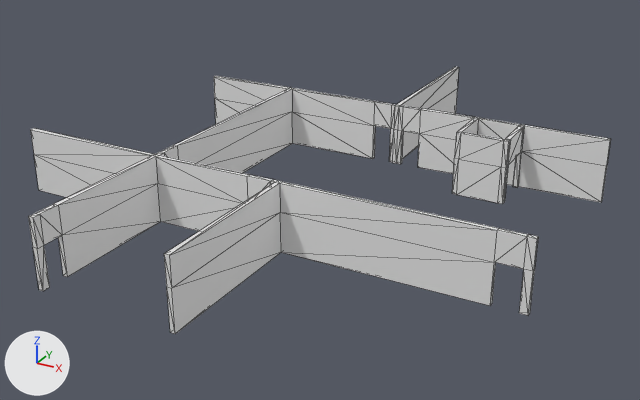
A saved change to the FBX model Meshes/Bank3rdInteriorWall.FBX.
Before and after are seen from a camera (50 mm lens) standing at (19.5, -44.8, 18.7) and looking at (-1.3, -7.0, -0.2). The lights are fixed; the arrows at lower left show +X, +Y and +Z. Mesh edges are drawn as thin lines. Where no turn or scale is listed for an object, it has been applied to the vertices.

Objects in the first picture: 'Bank3rdInteriorWall'.
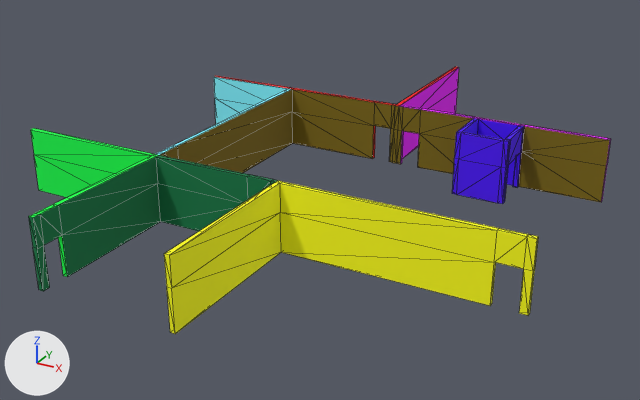
What changed in the scene script:
```text
Add mat_bank3rdinteriorwallset7:
    mat_bank3rdinteriorwallset7 = principled_material('Bank3rdInteriorWallSet7')
    mat_bank3rdinteriorwallset7.base_color = (0.988, 1.0, 0.0)  # yellow #feff00
    mat_bank3rdinteriorwallset7.roughness = 0.859
Add mat_bank3rdinteriorwallset6:
    mat_bank3rdinteriorwallset6 = principled_material('Bank3rdInteriorWallSet6')
    mat_bank3rdinteriorwallset6.base_color = (0.0, 0.192, 0.0588)  # dark green #007945
    mat_bank3rdinteriorwallset6.roughness = 0.859
Add mat_bank3rdinteriorwallset4:
    mat_bank3rdinteriorwallset4 = principled_material('Bank3rdInteriorWallSet4')
    mat_bank3rdinteriorwallset4.base_color = (0.235, 0.902, 1.0)  # cyan #85f4ff
    mat_bank3rdinteriorwallset4.roughness = 0.859
Add mat_bank3rdinteriorwallset5:
    mat_bank3rdinteriorwallset5 = principled_material('Bank3rdInteriorWallSet5')
    mat_bank3rdinteriorwallset5.base_color = (0.0, 1.0, 0.0706)  # green #00ff4b
    mat_bank3rdinteriorwallset5.roughness = 0.859
Add mat_bank3rdinteriorwallset3:
    mat_bank3rdinteriorwallset3 = principled_material('Bank3rdInteriorWallSet3')
    mat_bank3rdinteriorwallset3.base_color = (0.0706, 0.0, 1.0)  # purple #4b00ff
    mat_bank3rdinteriorwallset3.roughness = 0.859
Add mat_bank3rdinteriorwallset2:
    mat_bank3rdinteriorwallset2 = principled_material('Bank3rdInteriorWallSet2')
    mat_bank3rdinteriorwallset2.base_color = (0.824, 0.0, 1.0)  # pink #ea00ff
    mat_bank3rdinteriorwallset2.roughness = 0.859
Add mat_bank3rdinteriorwallset8:
    mat_bank3rdinteriorwallset8 = principled_material('Bank3rdInteriorWallSet8')
    mat_bank3rdinteriorwallset8.base_color = (0.204, 0.137, 0.0)  # yellow #7d6700
    mat_bank3rdinteriorwallset8.roughness = 0.859
Add mat_bank3rdinteriorwallset1:
    mat_bank3rdinteriorwallset1 = principled_material('Bank3rdInteriorWallSet1')
    mat_bank3rdinteriorwallset1.base_color = (1.0, 0.0, 0.0)  # red #ff0000
    mat_bank3rdinteriorwallset1.roughness = 0.859
Change me_mesh:
    where me_mesh.from_pydata(...)  # 222 vertices, 444 faces; spans x -15.0..11.9, y -21.4..9.0, z -0.1..3.4
    me_mesh part 1: 58 of the faces centred in x -10.6..0.2, y -0.4..9.0, z -0.1..3.4 switch from no material to mat_bank3rdinteriorwallset1 (red #ff0000)
    me_mesh part 2: all 62 faces centred in x 0.3..11.9, y -0.4..-0.2, z -0.1..3.4 switch from no material to mat_bank3rdinteriorwallset2 (pink #ea00ff)
    me_mesh part 3: all 4 faces centred in x 0.2, y 2.9..5.9, z 0.6..2.9 switch from no material to mat_bank3rdinteriorwallset2 (pink #ea00ff)
    me_mesh part 4: all 88 faces centred in x 4.7..7.5, y -3.2..-0.5, z -0.1..3.4 switch from no material to mat_bank3rdinteriorwallset3 (purple #4b00ff)
    me_mesh part 5: 38 of the faces centred in x -12.5..-6.8, y -13.2..-0.3, z -0.1..3.4 switch from no material to mat_bank3rdinteriorwallset4 (cyan #85f4ff)
    me_mesh part 6: all 42 faces centred in x -15.0..-6.8, y -21.3..-13.3, z -0.1..3.4 switch from no material to mat_bank3rdinteriorwallset5 (green #00ff4b)
    me_mesh part 7: 44 of the faces centred in x -6.9..0.0, y -21.4..-13.3, z -0.1..3.4 switch from no material to mat_bank3rdinteriorwallset6 (dark green #007945)
    me_mesh part 8: all 46 faces centred in x 0.1..11.9, y -21.4..-13.3, z -0.1..3.4 switch from no material to mat_bank3rdinteriorwallset7 (yellow #feff00)
    me_mesh part 9: all 26 faces centred in x -6.7..7.0, y -13.2..-8.0, z 0.6..2.9 switch from no material to mat_bank3rdinteriorwallset8 (yellow #7d6800)
    me_mesh part 10: all 26 faces centred in x -6.7..3.6, y -4.2..-0.5, z 0.6..2.9 switch from no material to mat_bank3rdinteriorwallset8 (yellow #7d6800)
    me_mesh part 11: all 4 faces centred in x 9.0..10.4, y -0.5, z 0.6..2.9 switch from no material to mat_bank3rdinteriorwallset8 (yellow #7d6800)
```

What differs and where, as boxes [x1, y1, x2, y2] in the pictures (640 x 400 px):
part 1 of me_mesh, recoloured (grey to red): [214, 67, 458, 158] in both
part 2 of me_mesh, recoloured (grey to pink): [400, 105, 611, 202] in both
part 3 of me_mesh, recoloured (grey to pink): [401, 67, 459, 158] in both
part 4 of me_mesh, recoloured: [452, 118, 524, 204] in both
part 5 of me_mesh, recoloured (grey to cyan): [156, 77, 291, 155] in both
part 6 of me_mesh, recoloured (grey to green): [29, 128, 158, 277] in both
part 7 of me_mesh, recoloured (grey to green): [28, 155, 278, 291] in both
part 8 of me_mesh, recoloured (grey to yellow): [164, 181, 538, 334] in both
part 9 of me_mesh, recoloured: [160, 112, 293, 173] in both
part 10 of me_mesh, recoloured: [178, 89, 473, 174] in both
part 11 of me_mesh, recoloured: [518, 126, 610, 202] in both
